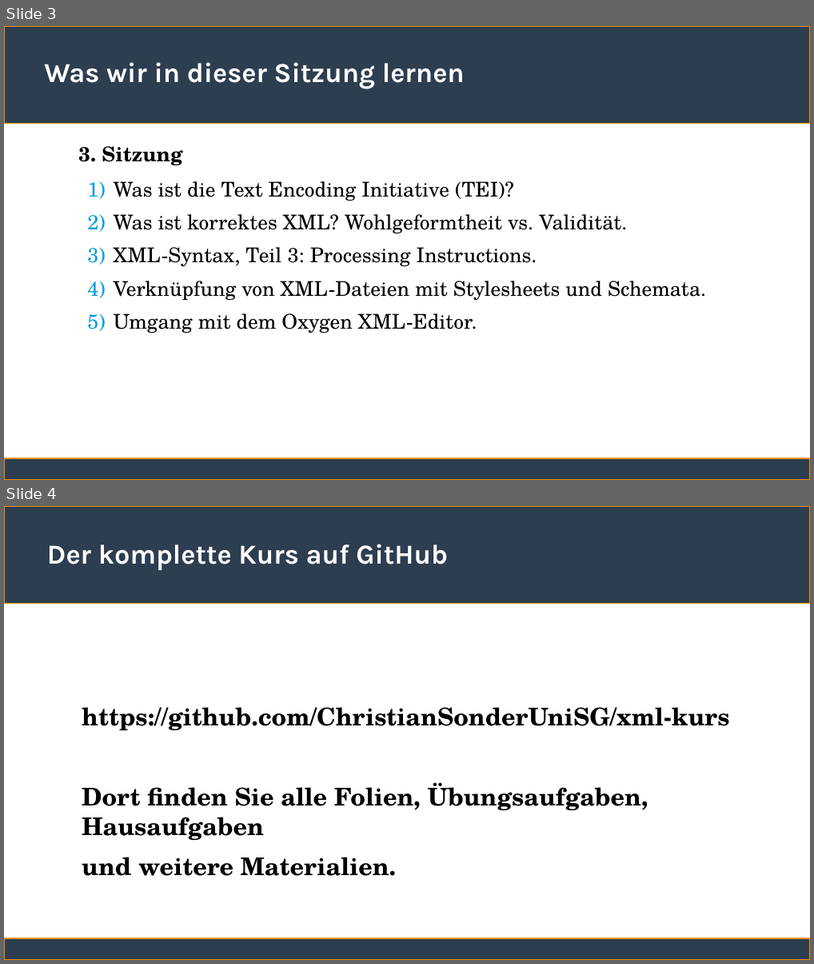
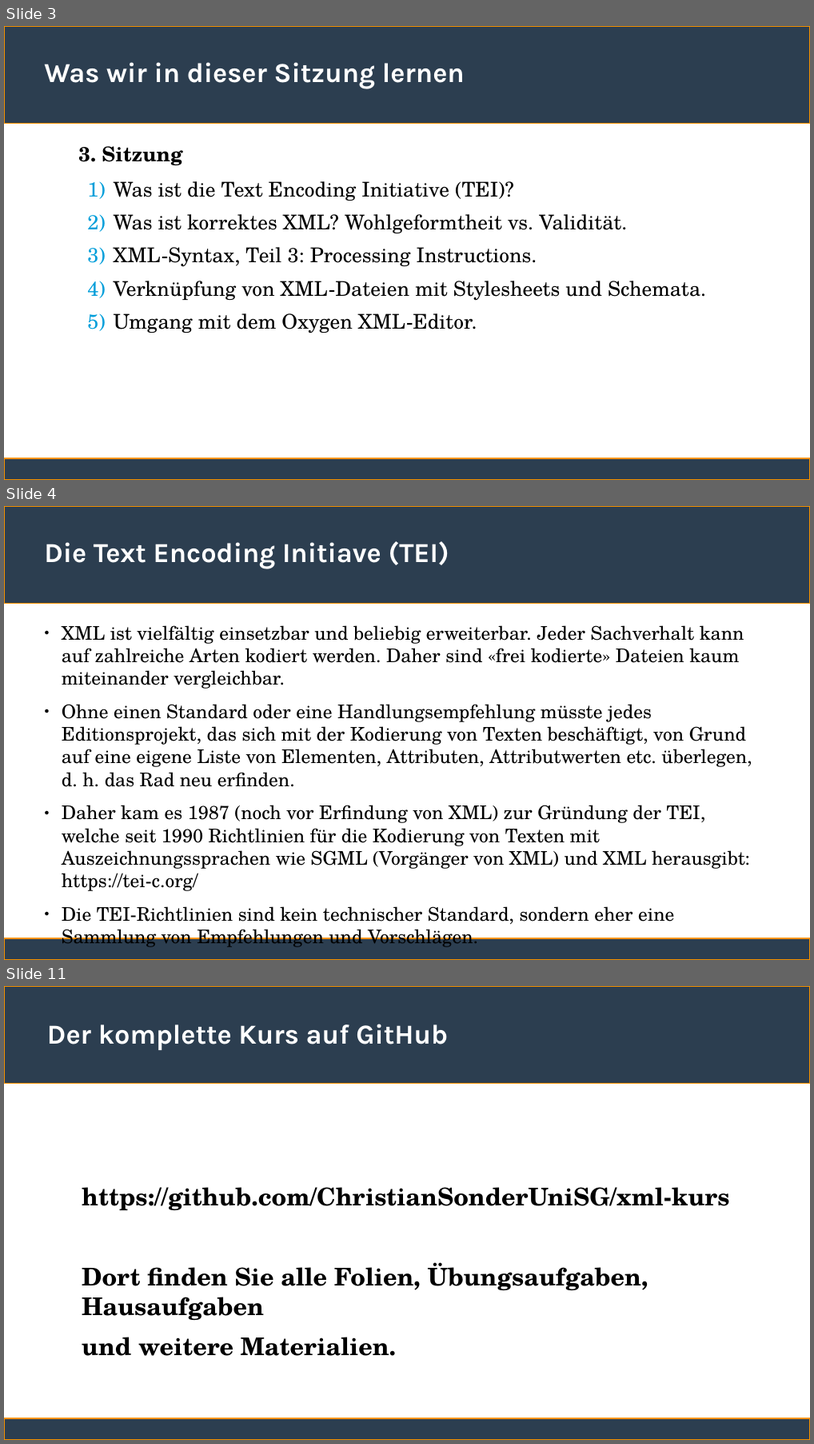
Before and after one commit to ChristianSonderUniSG/xml-kurs, a slide deck: sitzung_3/sitzung_3.odp. Shown one above the other, each under a label of ours: slides 3 and 4 before the commit, slides 3, 4 and 11 after it; the slides between them are not shown. The pictures are 814x964 and 814x1444 pixels, drawn with LibreOffice and Linux fonts; fonts in the diff are those of the drawing. Boxes give left, top, right and bottom in pixels: in the first picture for what was removed or moved away, otherwise in the second. Text is boxed around its words. In the diff, an @@ line names an element or a change of style, - is before the commit and + after.

```diff
--- a/sitzung_3/sitzung_3.odp
+++ b/sitzung_3/sitzung_3.odp
@@ slide 4 added at (4,506,810,960), background #FFFFFF; not listed: 2 template elements that a slide beside it also shows @@
@@ title added at (44,541,450,569), 27 pt, text #FFFFFF, bold @@
+Die Text Encoding Initiave (TEI)
@@ text added at (62,625,752,924), 18.5 pt, text #000000 @@
+● XML ist vielfältig einsetzbar und beliebig erweiterbar. Jeder Sachverhalt kann auf zahlreiche Arten kodiert werden. Daher sind «frei kodierte» Dateien kaum miteinander vergleichbar.
+● Ohne einen Standard oder eine Handlungsempfehlung müsste jedes Editionsprojekt, das sich mit der Kodierung von Texten beschäftigt, von Grund auf eine eigene Liste von Elementen, Attributen, Attributwerten etc. überlegen, d. h. das Rad neu erfinden.
+● Daher kam es 1987 (noch vor Erfindung von XML) zur Gründung der TEI, welche seit 1990 Richtlinien für die Kodierung von Texten mit Auszeichnungssprachen wie SGML (Vorgänger von XML) und XML herausgibt: https://tei-c.org/
+● Die TEI-Richtlinien sind kein technischer Standard, sondern eher eine Sammlung von Empfehlungen und Vorschlägen.
@@ what was slide 4 is now slide 11 @@
```
Also in this commit, not shown: 6 other slides added, 1 other file.
